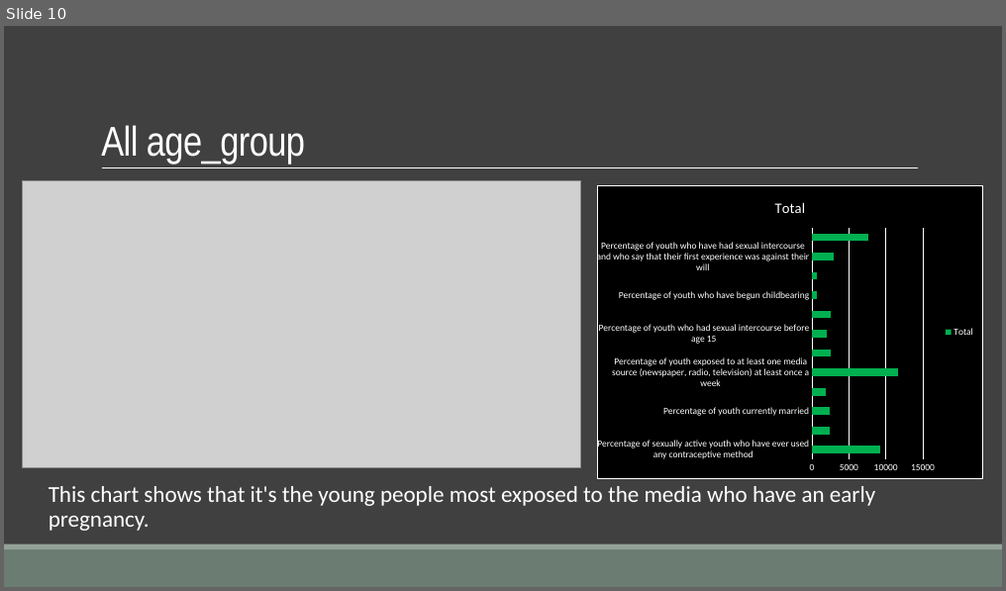
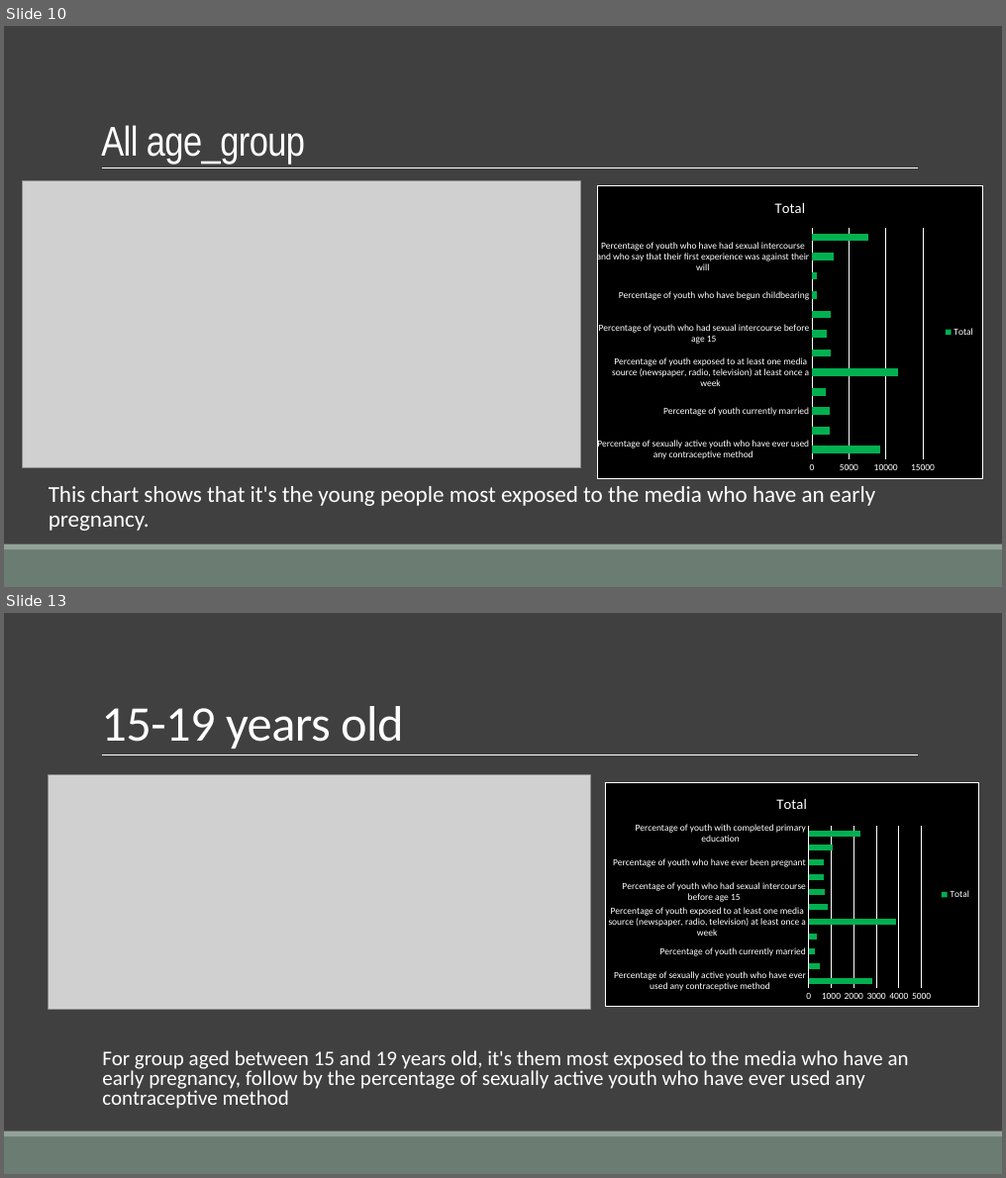
Before and after one commit to Maickery/Child_of_change, a slide deck: Result/Presentation.pptx. Shown one above the other, each under a label of ours: slide 10 before the commit, slides 10 and 13 after it; the slides between them are not shown. The pictures are 1006x591 and 1006x1178 pixels, drawn with LibreOffice and Linux fonts; fonts in the diff are those of the drawing; grey boxes stand for pictures. Boxes give left, top, right and bottom in pixels: in the first picture for what was removed or moved away, otherwise in the second. Text is boxed around its words. In the diff, an @@ line names an element or a change of style, - is before the commit and + after.

```diff
--- a/Result/Presentation.pptx
+++ b/Result/Presentation.pptx
@@ slide 13 added at box(4, 613, 1002, 1174), background #404040; not listed: 3 template elements that a slide beside it also shows @@
@@ title added at box(101, 706, 404, 749), 48 pt, text #FFFFFF @@
+15-19 years old
@@ picture added at box(48, 774, 590, 1010) @@
@@ bar chart added at box(605, 783, 979, 1008) @@
+title "Total"
+categories: Percentage of sexually active youth who have ever used any contraceptive method, Percentage of youth currently living together, Percentage of youth currently married, Percentage of youth currently using a modern contraceptive method, Percentage of youth exposed to at least one media source (newspaper, radio, television) at least once a week, Percentage of youth who cannot read, Percentage of youth who had sexual intercourse before age 15, Percentage of youth who have begun childbearing, Percentage of youth who have ever been pregnant, Percentage of youth who have had sexual intercourse and who say that their first experience was against their will, Percentage of youth with completed primary education
+Total: 2800, 500, 300, 400, 3900, 800, 700, 700, 700, 1100, 2300
@@ text added at box(102, 1051, 909, 1109), 20 pt, text #FFFFFF @@
+  For group aged between 15 and 19 years old, it's them most exposed to the media who have an early pregnancy, follow by the percentage of sexually active youth who have ever used any contraceptive method
```
Also in this commit, not shown: 2 slides changed, 4 other slides added, 2 slides removed, 4 other files.
